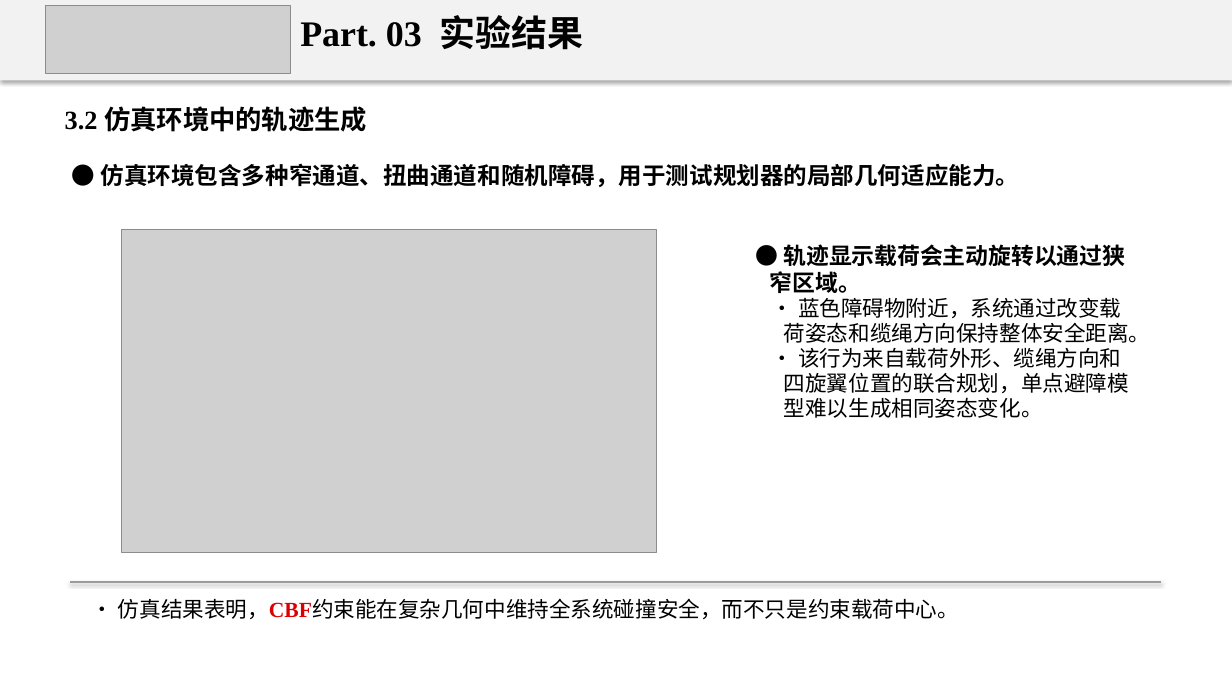
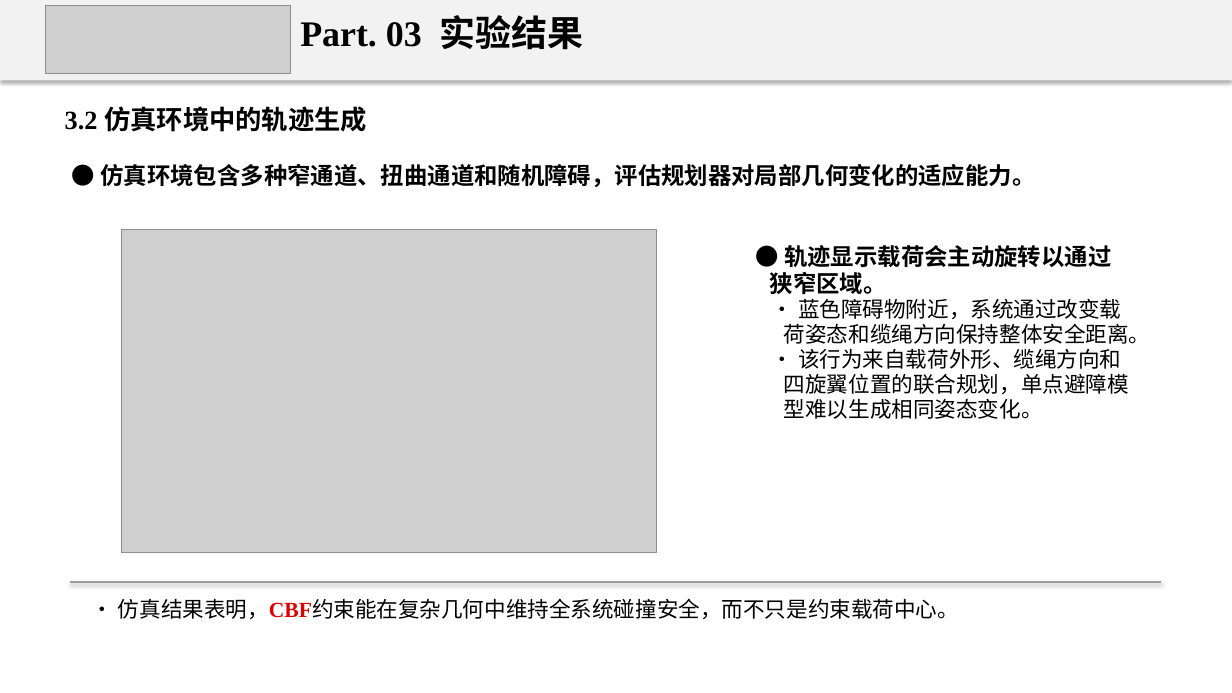
Before and after one commit to 18-cuixu/paper2ppt, a slide deck: slide 14 of skills/uav-paper-report/assets/examples/uav-multi-quad-cbf-report.pptx. Drawn at 1232x693 pixels with LibreOffice and Linux fonts; fonts in the diff are those of the drawing; grey boxes stand for pictures. Boxes give left, top, right and bottom in pixels: in the first picture for what was removed or moved away, otherwise in the second. Text is boxed around its words. In the diff, an @@ line names an element or a change of style, - is before the commit and + after.

```diff
--- a/skills/uav-paper-report/assets/examples/uav-multi-quad-cbf-report.pptx
+++ b/skills/uav-paper-report/assets/examples/uav-multi-quad-cbf-report.pptx
@@ text at box(100, 164, 1035, 187): text changed; size 18.3 to 18.2 pt @@
-● 仿真环境包含多种窄通道、扭曲通道和随机障碍，用于测试规划器的局部几何适应能力。
+● 仿真环境包含多种窄通道、扭曲通道和随机障碍，评估规划器对局部几何变化的适应能力。
@@ text at box(770, 245, 1111, 294): size 17.8 to 18.2 pt in "● 轨迹显示载荷会主动旋转以通过狭窄区域。" @@
```
Also in this commit, not shown: 18 other slides changed, 11 other files.
